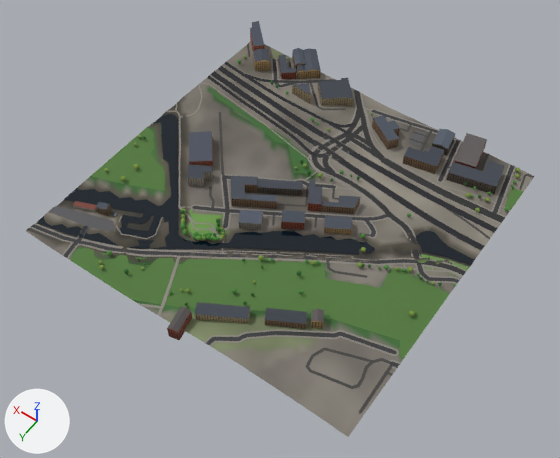
What one commit did to the glTF model glasgow-subway/data/city/city_9_2.glb.
Rendered twice from a camera (50 mm lens) standing at (764.0, 1816.0, 859.0) and looking at (1143.0, 1286.0, 26.0). The lights are fixed; the arrows at lower left show +X, +Y and +Z. The first picture is the older version. Where no turn or scale is listed for an object, it has been applied to the vertices. Vertices at exactly the same position are counted once.

The first picture shows 'buildings_9_2', 'green_9_2', 'roads_9_2', 'terrain_9_2', 'water_9_2'.
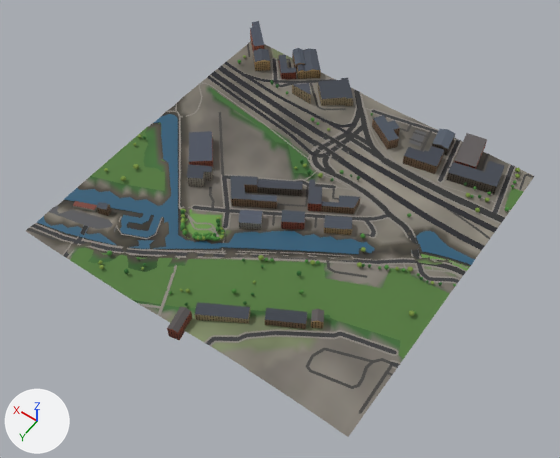
Boxes (x1, y1, x2, y2) around the edits, measured in the pictures (560 x 458 px):
'water_9_2', surface changed, recoloured: (37, 114, 475, 265) in both
part 1 of me_green_9_2, reshaped: before (77, 225, 233, 275); after (94, 257, 233, 275)
part 2 of me_green_9_2, reshaped: before (95, 127, 165, 189); after (105, 131, 165, 189)
part 3 of me_roads_9_2, reshaped: (34, 98, 477, 275) in both

The change, as a diff of the scene's bpy script:
```diff
--- a/glasgow-subway/data/city/city_9_2.glb.py
+++ b/glasgow-subway/data/city/city_9_2.glb.py
@@ mat_mat_water @@
 n2 = _N.new('ShaderNodeMix'); n2.name = 'Mix'
 n2.inputs[0].default_value = 1.0  # 'Factor'
-n2.inputs[7].default_value = (0.0331, 0.0946, 0.133, 1.0)  # 'B', dark cyan #335766
+n2.inputs[7].default_value = (0.787, 0.89, 1.0, 1.0)  # 'B', pale blue #e5f2ff
 n3 = _N.new('ShaderNodeVertexColor'); n3.name = 'Color Attribute'
@@ me_green_9_2 @@
 # used by ob_green_9_2; location = (1150.0, 1269.0, 49.0)
-me_green_9_2.from_pydata(...)  # 439 vertices, 592 faces; spans x -250.0..250.0, y -231.0..231.0, z -16.0..16.0
+me_green_9_2.from_pydata(...)  # 309 vertices, 332 faces; spans x -250.0..250.0, y -231.0..231.0, z -16.0..16.0
+# me_green_9_2 part 1: 1 vertex moved from x -177.0, y 54.0, z 11.0 to x -185.0, y 61.0, z 12.0; 133 vertices removed from x -239.0..160.0, y 8.0..220.0, z 0.0..15.0; 26 vertices added at x -228.0..120.0, y 20.0..210.0, z 4.0..14.0
+# me_green_9_2 part 2: 26 vertices removed from x 175.0..238.0, y -4.0..94.0, z 2.0..3.0; 5 vertices added at x 182.0..229.0, y 18.0..63.0, z 2.0..3.0
+# other edits to the shape of me_green_9_2 do not show in these pictures
 me_green_9_2.materials.append(mat_mat_green)
@@ me_roads_9_2 @@
 # used by ob_roads_9_2; location = (1150.0, 1250.0, 52.0)
-me_roads_9_2.from_pydata(...)  # 5005 vertices, 5231 faces; spans x -250.0..250.0, y -250.0..250.0, z -21.0..21.0
+me_roads_9_2.from_pydata(...)  # 2406 vertices, 2505 faces; spans x -250.0..250.0, y -250.0..250.0, z -21.0..21.0
+# me_roads_9_2 part 3: 231 vertices moved from x -236.0..242.0, y -245.0..242.0, z -20.0..6.0 to x -228.0..226.0, y -245.0..238.0, z -20.0..6.0; 2810 vertices removed from x -250.0..250.0, y -250.0..246.0, z -21.0..9.0; 380 vertices added at x -250.0..250.0, y -250.0..250.0, z -20.0..6.0
+# other edits to the shape of me_roads_9_2 do not show in these pictures
 me_roads_9_2.materials.append(mat_mat_road)
@@ me_water_9_2 @@
 me_water_9_2.from_pydata(...)  # 187 vertices, 187 faces; spans x -250.0..250.0, y -149.0..149.0, z -4.0..4.0
 # used by ob_water_9_2; location = (1150.0, 1332.0, 49.0)
+# me_water_9_2 part 4: 187 faces centred in x -250.0..249.0, y -148.0..148.0, z -4.0..4.0 are repainted in the vertex colours; the middle colour goes from dark blue #2a4d5c to dark blue #326076
 me_water_9_2.materials.append(mat_mat_water)
```
